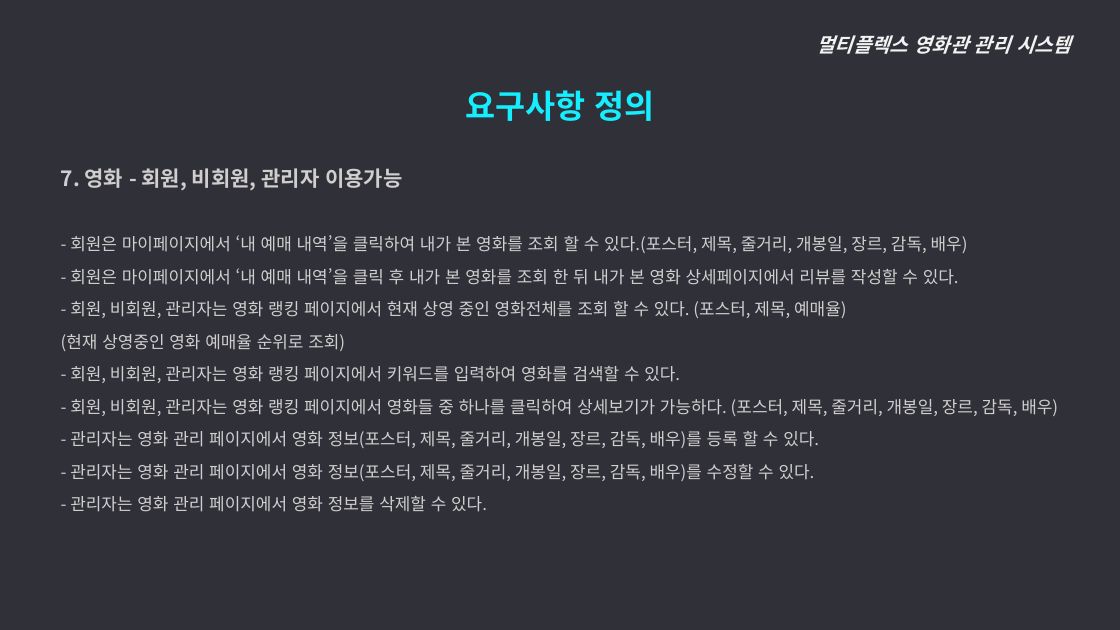
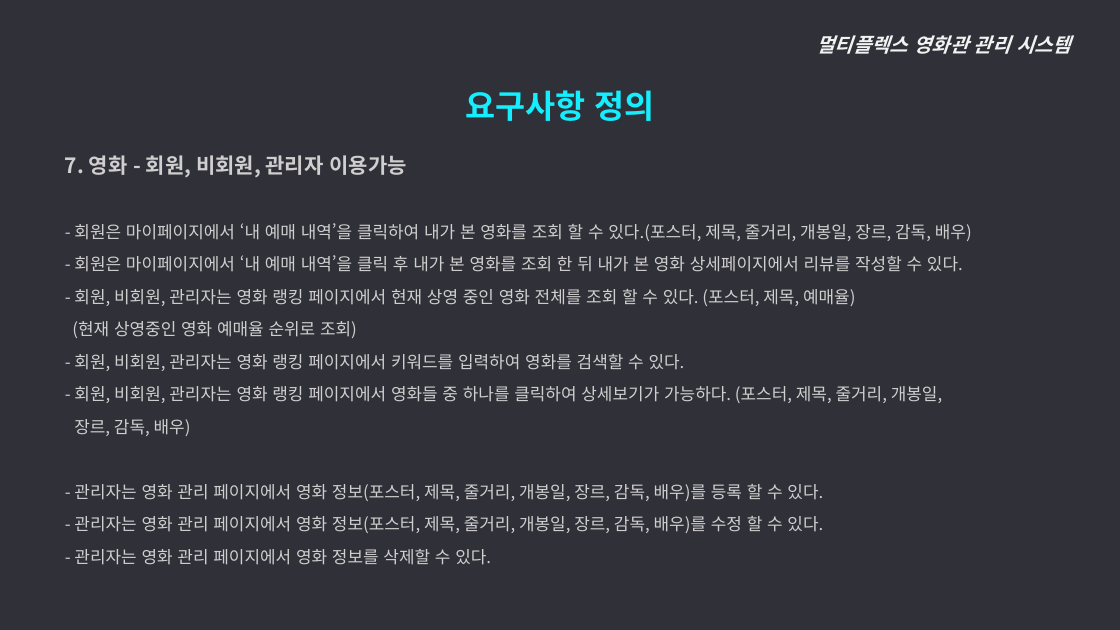
Before and after one commit to ywc-412/MultiplexTeamProject, a slide deck: slide 15 of 2조 시스템개요, 요구사항 정의.pptx. Drawn at 1120x630 pixels with LibreOffice and Linux fonts; fonts in the diff are those of the drawing. Boxes give left, top, right and bottom in pixels: in the first picture for what was removed or moved away, otherwise in the second. Text is boxed around its words. In the diff, an @@ line names an element or a change of style, - is before the commit and + after.

Commit message:
요구사항정의 수정본

```diff
--- a/2조 시스템개요, 요구사항 정의.pptx
+++ b/2조 시스템개요, 요구사항 정의.pptx
@@ text "7. 영화 - 회원, 비회원, ...": place and size @@
-text "7. 영화 - 회원, 비회원, ..." at [61,168,1058,512]
+text "7. 영화 - 회원, 비회원, ..." at [65,155,972,565]
@@ text at [74,289,855,306]: spaces changed @@
-  - 회원, 비회원, 관리자는 영화 랭킹 페이지에서 현재 상영 중인 영화전체를 조회 할 수 있다. (포스터, 제목, 예매율)
+  - 회원, 비회원, 관리자는 영화 랭킹 페이지에서 현재 상영 중인 영화 전체를 조회 할 수 있다. (포스터, 제목, 예매율)
@@ text at [74,386,942,436]: text changed @@
-  - 회원, 비회원, 관리자는 영화 랭킹 페이지에서 영화들 중 하나를 클릭하여 상세보기가 가능하다. (포스터, 제목, 줄거리, 개봉일, 장르, 감독, 배우)
+  - 회원, 비회원, 관리자는 영화 랭킹 페이지에서 영화들 중 하나를 클릭하여 상세보기가 가능하다. (포스터, 제목, 줄거리, 개봉일,
+  장르, 감독, 배우)
@@ text at [74,516,823,533]: spaces changed @@
-  - 관리자는 영화 관리 페이지에서 영화 정보(포스터, 제목, 줄거리, 개봉일, 장르, 감독, 배우)를 수정할 수 있다.
+  - 관리자는 영화 관리 페이지에서 영화 정보(포스터, 제목, 줄거리, 개봉일, 장르, 감독, 배우)를 수정 할 수 있다.
```
Also in this commit, not shown: 7 other slides changed, 5 slides added.
